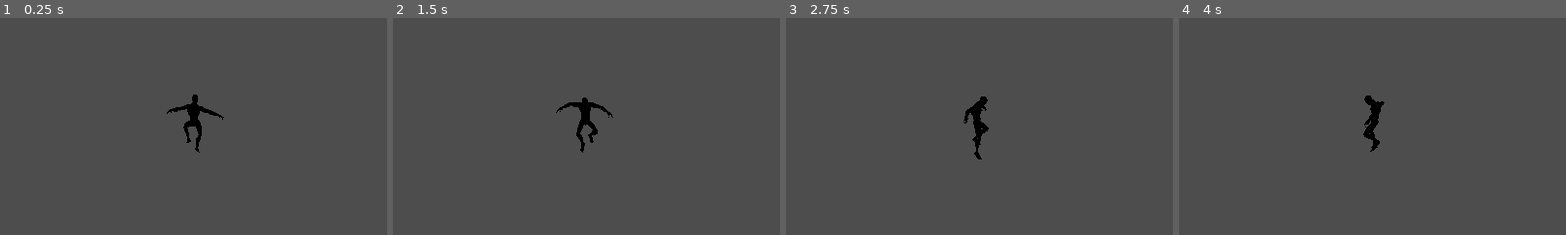
Above: before the commit, frames 1-4 (left to right).
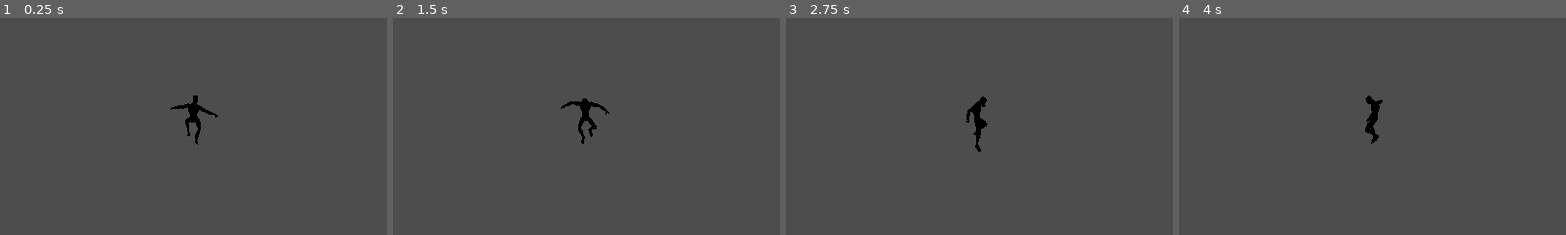
Above: after the commit, the same moments.

Repository: iriake/strata-project
Game: Godot game, scene res://scenes/player/player.tscn
The game is run twice, just before and just after one commit, with the same random seed, the same clock (stepped at 60 frames per second) and the same inputs.
Inputs (mouse positions are % of the whole screen's width and height, from its top left):
- Up to frame 1 (0.25 s): no input
- Up to frame 2 (1.5 s): move the mouse to (72, 45) at 0.52 s; hold D (move_right) 0.53-1.28 s; hold Shift (crouch) 0.53-1.28 s; tap Space (jump) at 0.77 s; tap Enter at 1.25 s; move the mouse to (30, 55) at 1.27 s; hold S (move_back) from 1.28 s (still down); click (30, 55) at 1.35 s
- Up to frame 3 (2.75 s): tap Space (jump) at 1.52, 2 s; move the mouse to (52, 48) at 2.02 s; release S (move_back) at 2.03 s; hold D (move_right) from 2.03 s (still down); tap W (move_front) at 2.1 s
- Up to frame 4 (4 s): tap Enter at 2.75 s; move the mouse to (49, 52) at 2.77 s; tap Shift (crouch) at 2.85 s; tap Space (jump) at 3.02, 3.77 s; move the mouse to (57, 51) at 3.52 s; release D (move_right) at 3.53 s; press the mouse at (57, 51) at 3.53 s; hold A (move_left) from 3.53 s (still down)
The pictures show only the part of the screen within x 25-75%, y 31-81%; the shares and areas given below are measured in that part.

The runs differ from the first frame. In frame 1, 0.4% of the frame differs, in the area x 43-58%, y 35-63%; in frame 2, 0.4%, in the area x 42-57%, y 36-63%; in frame 3, 0.3%; in frame 4, 0.3%.

Commit message:
Script CameraPivot added

Diff:
--- /dev/null
+++ b/scenes/player/camera_pivot.gd
@@ -0,0 +1,36 @@
+extends Node3D
+
+@export var transition_time := 0.3
+
+var _target_rotation_y := 0.0
+var _target_rotation_x := 0.0
+var _current_tween: Tween
+
+func _ready() -> void:
+	_target_rotation_y = rotation.y
+	_target_rotation_x = rotation.x
+
+func side_rotation(direction: float):
+	if _current_tween:
+		_current_tween.kill()
+
+	_target_rotation_y += (PI / 2.0) * direction
+
+	_start_transition()
+
+func set_fixed_view(view: String):
+	if _current_tween:
+		_current_tween.kill()
+
+	match view:
+		"top": _target_rotation_x = PI
+		"reset": _target_rotation_x = 28.3
+
+	_start_transition()
+
+func _start_transition():
+	_current_tween = create_tween().set_parallel(true)
+	_current_tween.set_trans(Tween.TRANS_SINE).set_ease(Tween.EASE_OUT)
+
+	_current_tween.tween_property(self, "rotation:y", _target_rotation_y, transition_time)
+	_current_tween.tween_property(self, "rotation:x", _target_rotation_x, transition_time)
--- a/scenes/player/player.tscn
+++ b/scenes/player/player.tscn
@@ -3,6 +3,7 @@
 [ext_resource type="PackedScene" uid="uid://be46isol6hfk7" path="res://assets/sprites/Universal Animation Library[Standard]/Unreal-Godot/UAL1_Standard.glb" id="1_4flbx"]
 [ext_resource type="Script" uid="uid://b7lnraob4lau8" path="res://scenes/player/player.gd" id="1_gfjak"]
 [ext_resource type="Script" uid="uid://1hkmippek26d" path="res://assets/sprites/Universal Animation Library[Standard]/Unreal-Godot/ual_1_standard.gd" id="3_gmlin"]
+[ext_resource type="Script" uid="uid://2bj0cqevc7lf" path="res://scenes/player/camera_pivot.gd" id="4_lvxji"]
 
 [sub_resource type="AnimationNodeAnimation" id="AnimationNodeAnimation_gmlin"]
 animation = &"Crouch_Fwd"
@@ -91,8 +92,6 @@
 radius = 0.22509766
 height = 1.8173828
 
-[sub_resource type="SphereShape3D" id="SphereShape3D_dovo2"]
-
 [node name="Player" type="CharacterBody3D" unique_id=344500412]
 script = ExtResource("1_gfjak")
 
@@ -110,14 +109,11 @@
 
 [node name="CameraPivot" type="Node3D" parent="." unique_id=2141107738]
 unique_name_in_owner = true
-transform = Transform3D(1, 0, 0, 0, 0.91874987, -0.39484006, 0, 0.39484006, 0.91874987, 0, 1.619272, 0)
+transform = Transform3D(0.9963453, 0.040495154, 0.075207666, 0, 0.88047737, -0.4740882, -0.08541692, 0.47235554, 0.8772595, 0, 1.619, 0)
+script = ExtResource("4_lvxji")
 
-[node name="SpringArm3D" type="SpringArm3D" parent="CameraPivot" unique_id=2083594566]
-transform = Transform3D(-1, 0, -8.742278e-08, 0, 1, 0, 8.742278e-08, 0, -1, 0, 0, 0)
-shape = SubResource("SphereShape3D_dovo2")
-spring_length = 8.0
-
-[node name="Camera3D" type="Camera3D" parent="CameraPivot/SpringArm3D" unique_id=1261885817]
+[node name="Camera3D" type="Camera3D" parent="CameraPivot" unique_id=1261885817]
 unique_name_in_owner = true
+transform = Transform3D(-1, 3.5527137e-15, -1.509958e-07, 3.5527137e-15, 1, 3.105881e-22, 1.509958e-07, -2.2585676e-22, -1, 0, 0, -9.015)
 
 [editable path="UAL1_Standard"]
Not shown, added: scenes/player/camera_pivot.gd.uid
